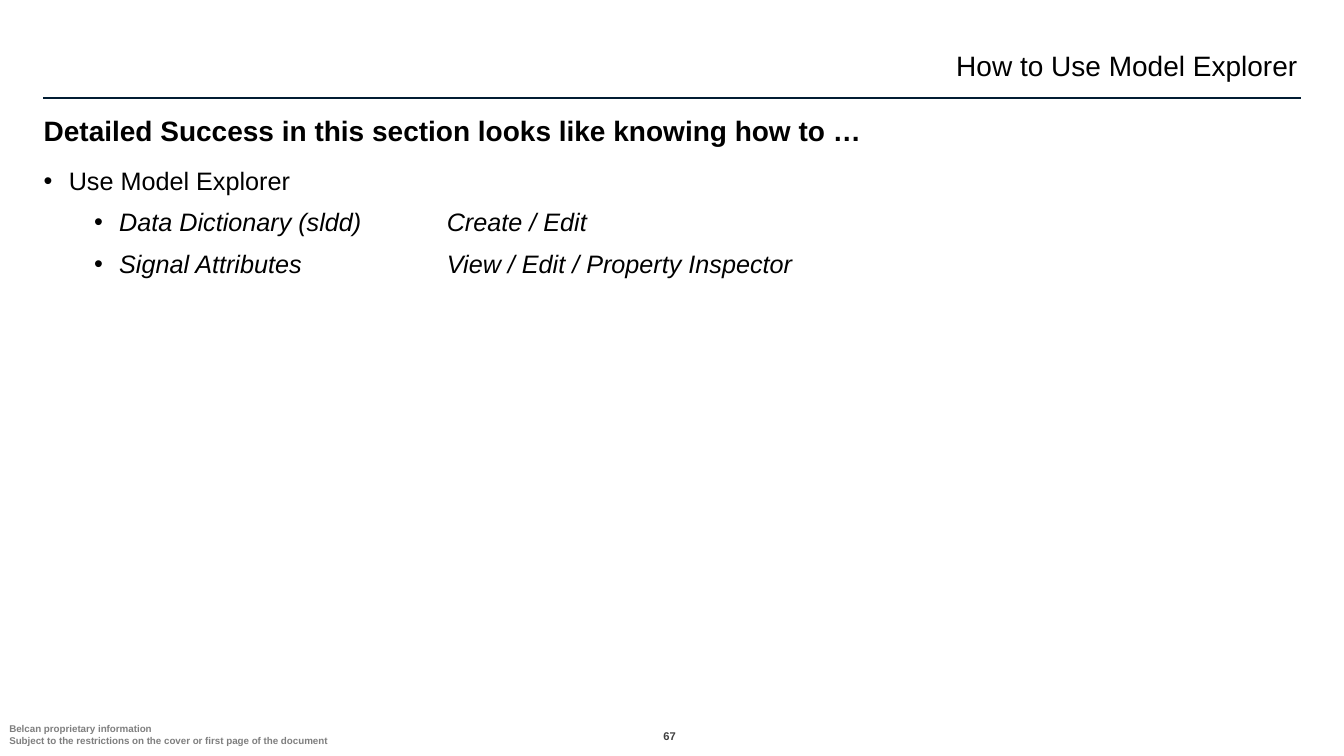
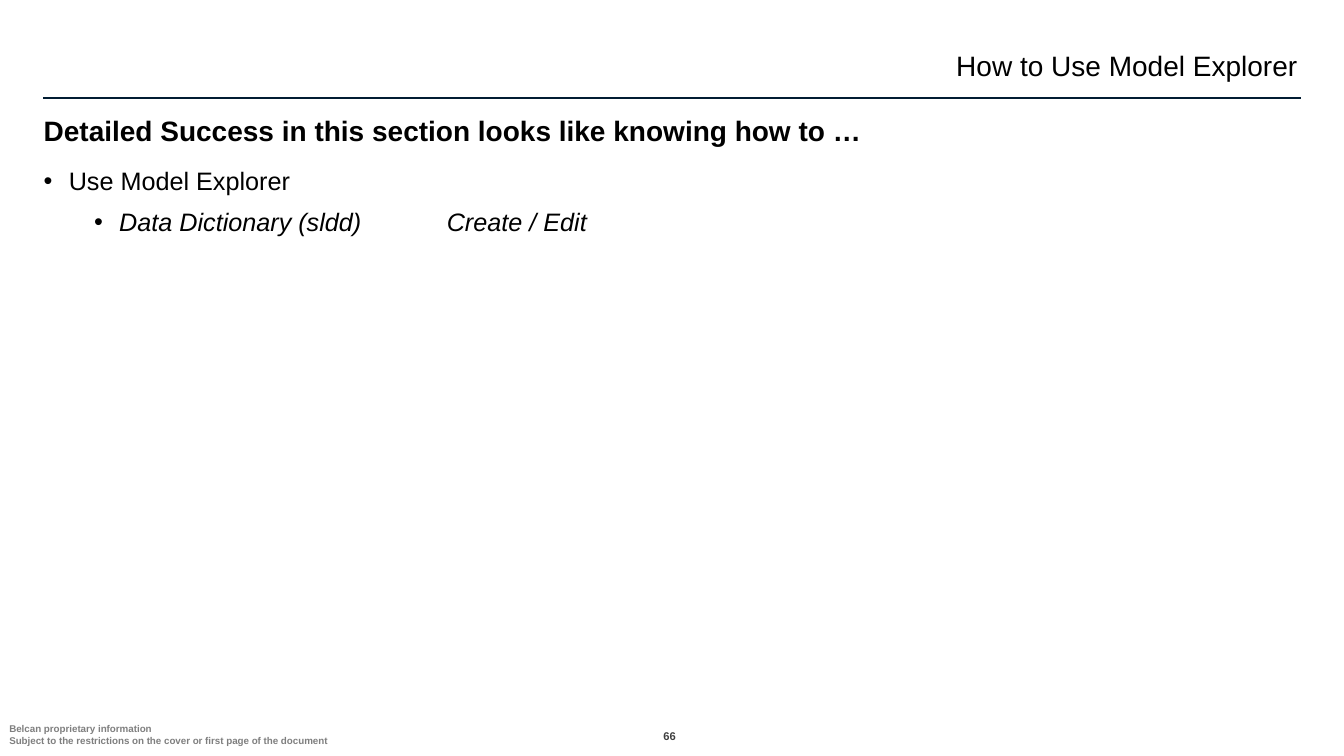
Before and after one commit to ntylerbelcan/aviation-controls-simulink-training-Belcan, a slide deck: slide 66 of ch02/01_polynomial_System/Chapter 2 01_polynomial_System.pptx (slide 67 before the commit). Drawn at 1344x756 pixels with LibreOffice and Linux fonts; fonts in the diff are those of the drawing; background and template pictures are left out. Boxes give left, top, right and bottom in pixels: in the first picture for what was removed or moved away, otherwise in the second. Text is boxed around its words. In the diff, an @@ line names an element or a change of style, - is before the commit and + after.

```diff
--- a/ch02/01_polynomial_System/Chapter 2 01_polynomial_System.pptx
+++ b/ch02/01_polynomial_System/Chapter 2 01_polynomial_System.pptx
@@ text at [119,254,792,278]: paragraph removed @@
-  • Signal Attributes View / Edit / Property Inspector
@@ page number at [663,732,675,743]: text changed @@
-67
+66
```
Also in this commit, not shown: 7 other slides changed, 2 slides added, 3 slides removed, 1 other file.
